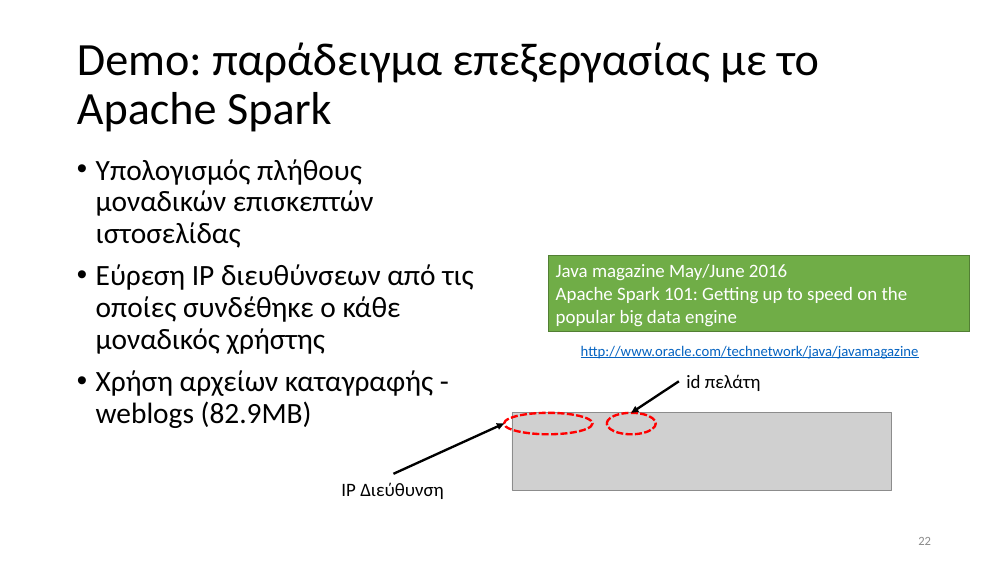
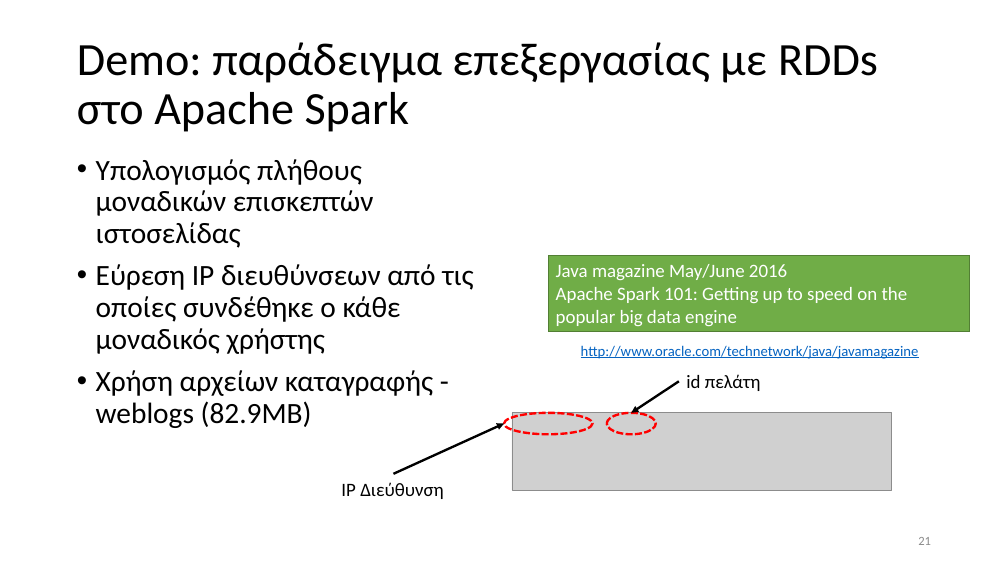
Before and after one commit to chgogos/big_data, a slide deck: slide 21 of 04. Apache Spark.pptx (slide 22 before the commit). Drawn at 1008x567 pixels with LibreOffice and Linux fonts; fonts in the diff are those of the drawing; grey boxes stand for pictures. Boxes give left, top, right and bottom in pixels: in the first picture for what was removed or moved away, otherwise in the second. Text is boxed around its words. In the diff, an @@ line names an element or a change of style, - is before the commit and + after.

Commit message:
spark

```diff
--- a/04. Apache Spark.pptx
+++ b/04. Apache Spark.pptx
@@ title at [77, 42, 878, 132]: text changed @@
-Demo: παράδειγμα επεξεργασίας με το Apache Spark
+Demo: παράδειγμα επεξεργασίας με RDDs στο Apache Spark
```
Also in this commit, not shown: 9 other slides changed, 1 slide removed, 11 other files.
